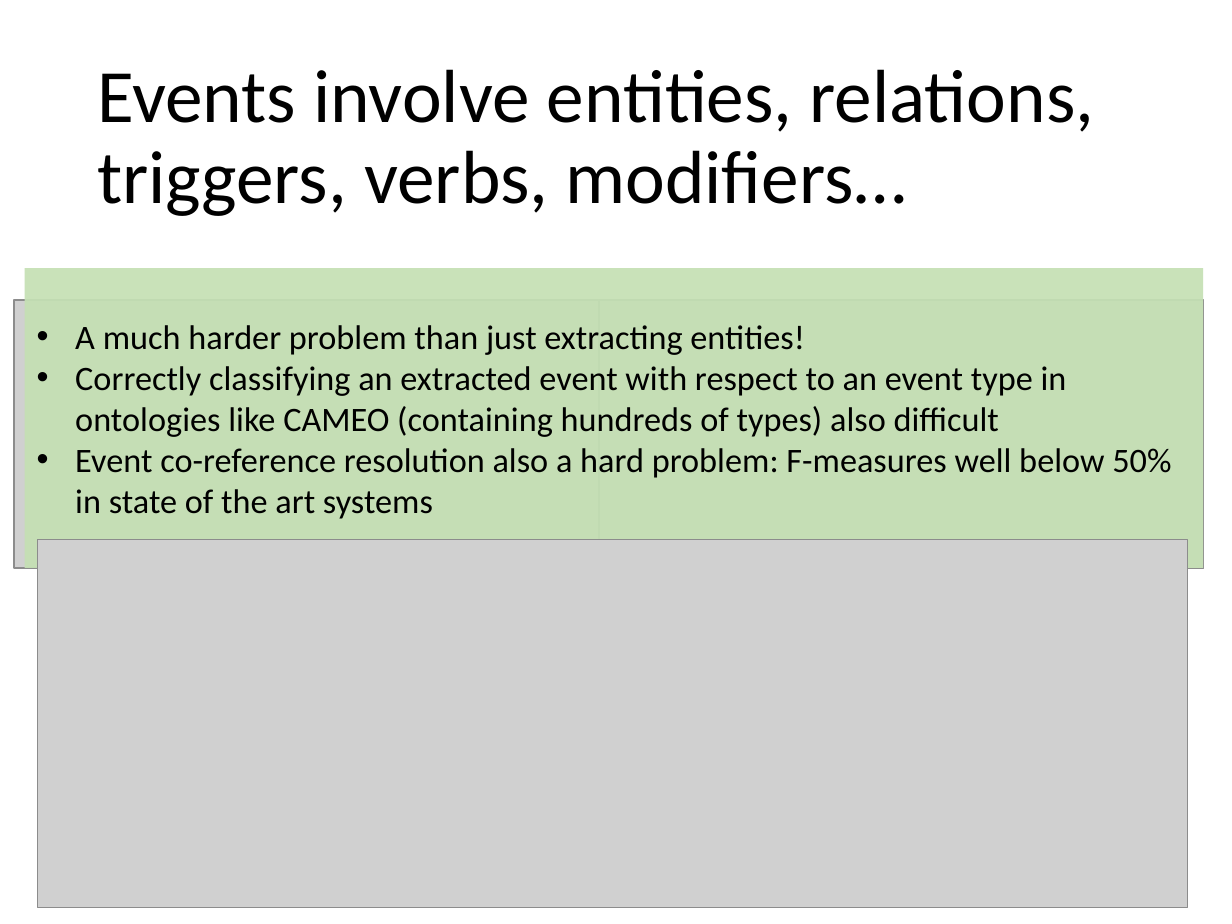
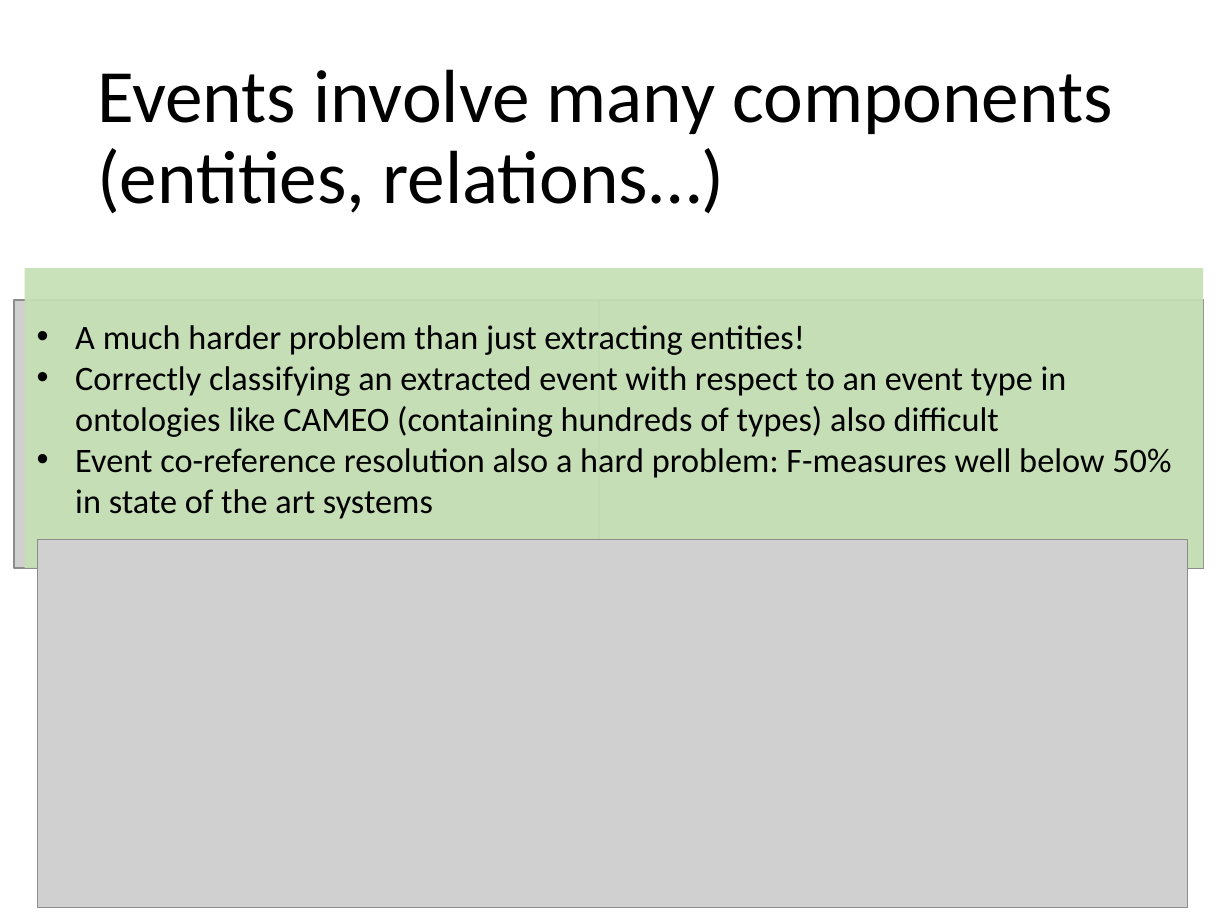
Before and after one commit to evhart/smasac-tutorial, a slide deck: slide 7 of slides/pptx/5-event-extraction.pptx (slide 6 before the commit). Drawn at 1232x924 pixels with LibreOffice and Linux fonts; fonts in the diff are those of the drawing; grey boxes stand for pictures. Boxes give left, top, right and bottom in pixels: in the first picture for what was removed or moved away, otherwise in the second. Text is boxed around its words. In the diff, an @@ line names an element or a change of style, - is before the commit and + after.

Commit message:
made changes to event extraction slides

```diff
--- a/slides/pptx/5-event-extraction.pptx
+++ b/slides/pptx/5-event-extraction.pptx
@@ title at (97, 69, 1113, 214): text changed @@
-Events involve entities, relations, triggers, verbs, modifiers…
+Events involve many components (entities, relations…)
```
Also in this commit, not shown: 2 other slides changed, 3 slides added.
